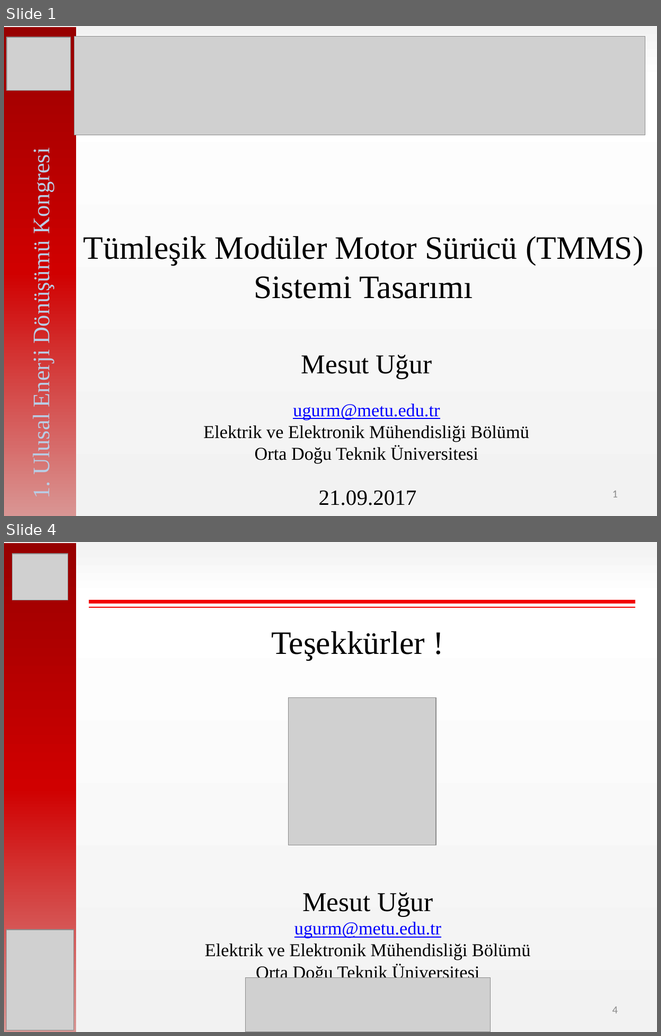
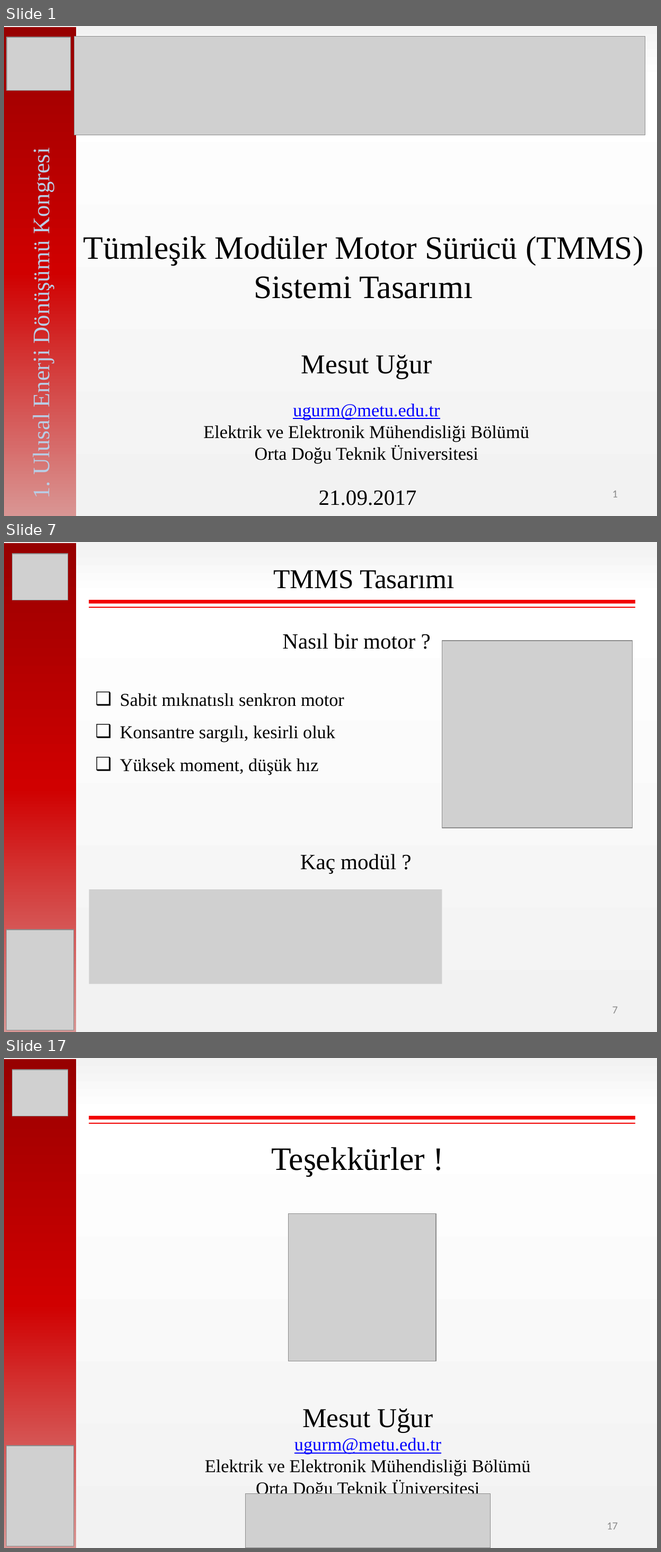
Before and after one commit to hakanpolat/IMMD, a slide deck: Paper/EL-EN 2017/sunum/ELEN2017_OralPres_Mesut_Uğur.pptx. Shown one above the other, each under a label of ours: slides 1 and 4 before the commit, slides 1, 7 and 17 after it; the slides between them are not shown. The pictures are 661x1036 and 661x1552 pixels, drawn with LibreOffice and Linux fonts; fonts in the diff are those of the drawing; grey boxes stand for pictures. Boxes give left, top, right and bottom in pixels: in the first picture for what was removed or moved away, otherwise in the second. Text is boxed around its words. In the diff, an @@ line names an element or a change of style, - is before the commit and + after.

```diff
--- a/Paper/EL-EN 2017/sunum/ELEN2017_OralPres_Mesut_Uğur.pptx
+++ b/Paper/EL-EN 2017/sunum/ELEN2017_OralPres_Mesut_Uğur.pptx
@@ slide 7 added at box(4, 542, 657, 1032), background gradient #F2F2F2 to #FFFFFF @@
@@ rectangle added at box(4, 543, 77, 1032), fill gradient #970000 to #D00000 to #D99694 @@
@@ picture added at box(12, 554, 68, 600) @@
@@ text added at box(274, 570, 454, 589), 30 pt, text #000000 @@
+TMMS Tasarımı
@@ line added from (89, 602) to (635, 602), #F20000 4 pt @@
@@ line added from (89, 607) to (635, 607), #F20000 1.5 pt @@
@@ text added at box(282, 633, 415, 649), 24 pt, text #000000 @@
+Nasıl bir motor ?
@@ picture added at box(442, 641, 633, 827) @@
@@ text added at box(120, 693, 344, 775), 20 pt, text #000000 @@
+❑ Sabit mıknatıslı senkron motor
+❑ Konsantre sargılı, kesirli oluk
+❑ Yüksek moment, düşük hız
@@ text added at box(300, 854, 396, 873), 24 pt, text #000000 @@
+Kaç modül ?
@@ picture added at box(89, 889, 442, 984) @@
@@ picture added at box(6, 929, 73, 1030) @@
@@ page number added at box(612, 1006, 618, 1013), 12 pt, text #8C8C8C @@
+7
@@ what was slide 4 is now slide 17 @@
@@ page number at box(607, 1522, 618, 1529): text changed @@
-4
+17
```
Also in this commit, not shown: 1 slide changed, 13 other slides added, 1 slide removed, 14 other files.
